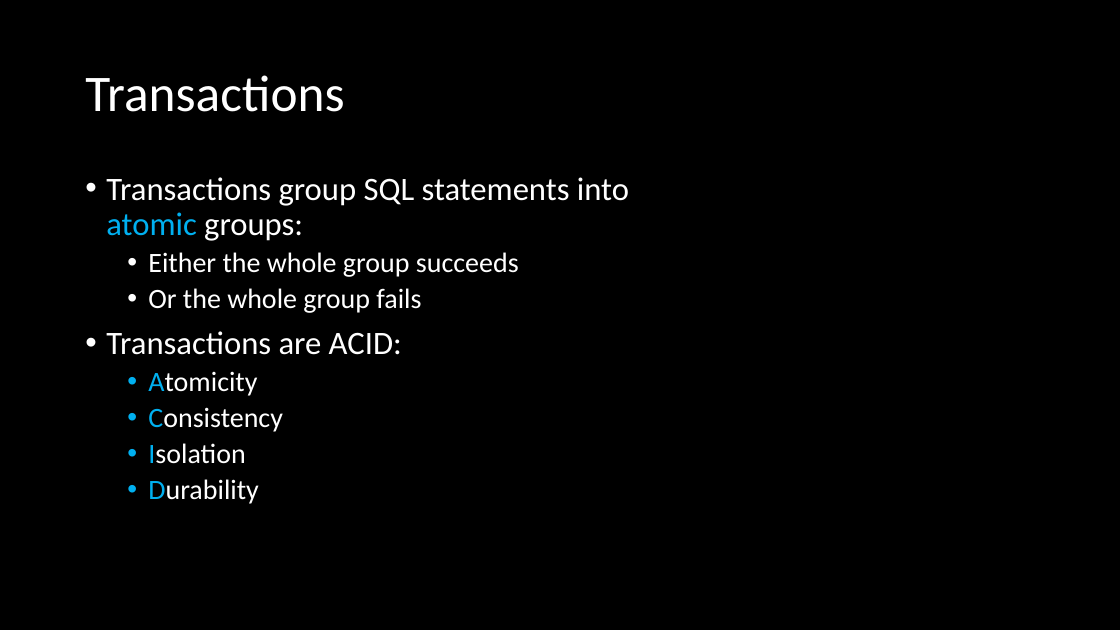
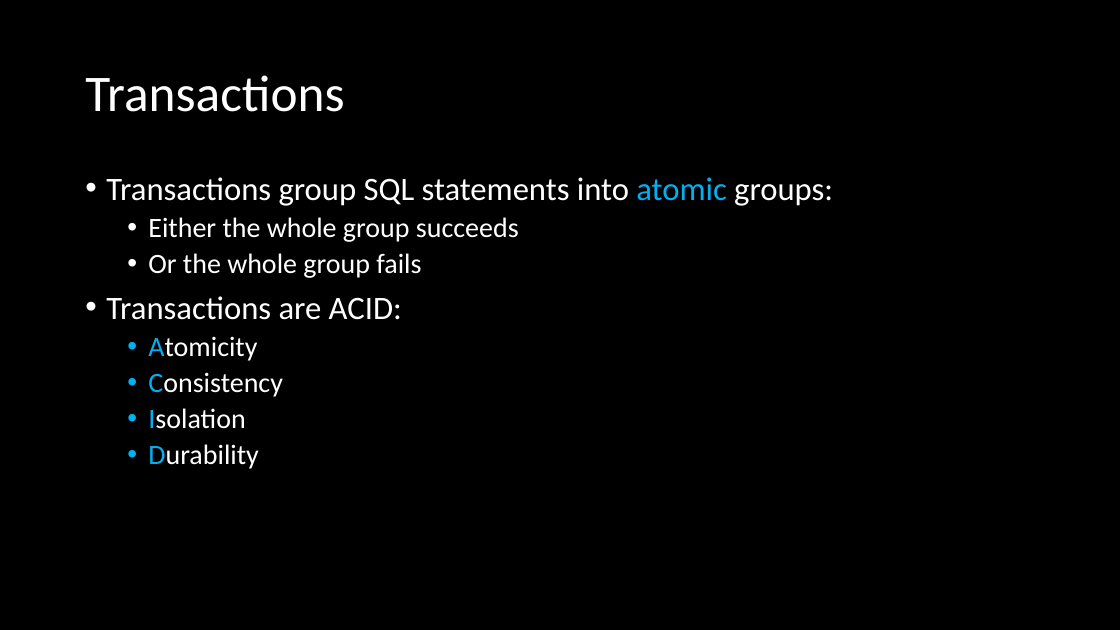
Before and after one commit to ckiefriter1/PT-BESD, a slide deck: slide 5 of Week9/W3.01. Week 3 Overview.pptx. Drawn at 1120x630 pixels with LibreOffice and Linux fonts; fonts in the diff are those of the drawing. Boxes give left, top, right and bottom in pixels: in the first picture for what was removed or moved away, otherwise in the second. Text is boxed around its words. In the diff, an @@ line names an element or a change of style, - is before the commit and + after.

```diff
--- a/Week9/W3.01. Week 3 Overview.pptx
+++ b/Week9/W3.01. Week 3 Overview.pptx
@@ text "Transactions group SQL statements into ..." rewrapped from [106,177,629,504] to [106,177,833,469] @@
```
Also in this commit, not shown: 3 other slides changed, 17 other files.
